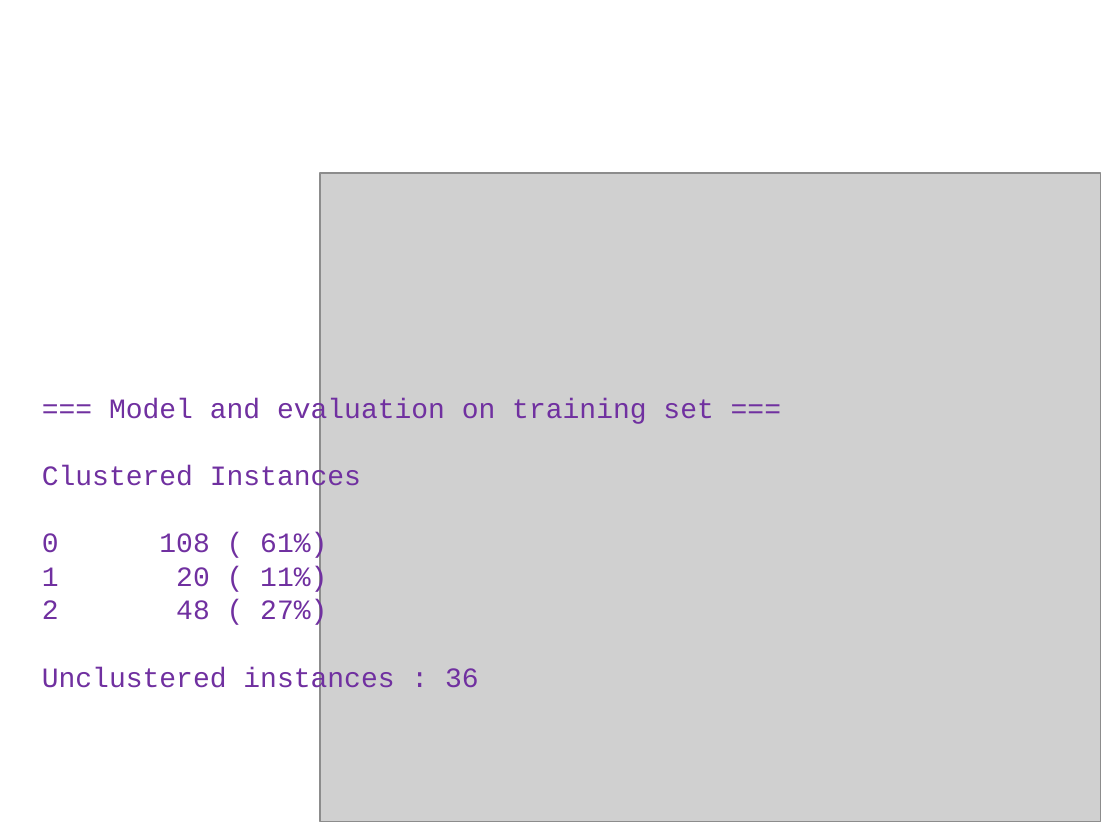
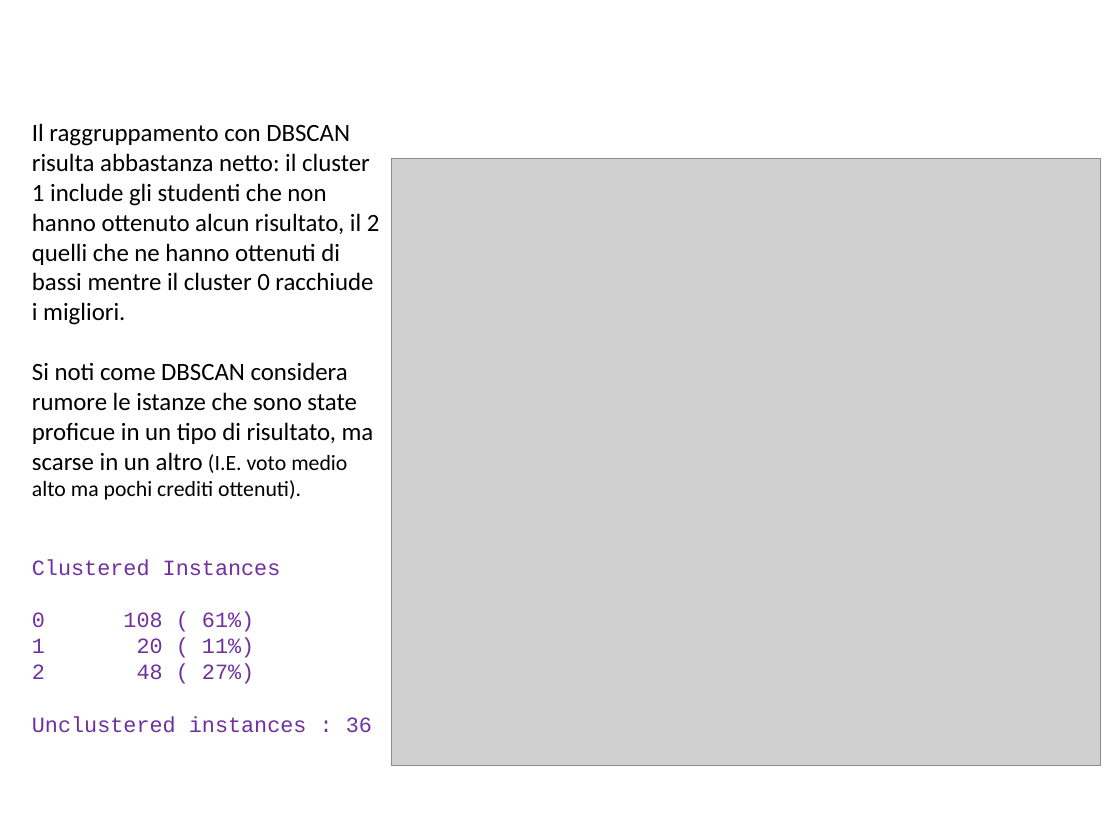
Before and after one commit to BlacknDecker/unifi, a slide deck: slide 51 of relazione.pptx. Drawn at 1120x840 pixels with LibreOffice and Linux fonts; fonts in the diff are those of the drawing; grey boxes stand for pictures; background and template pictures are left out. Boxes give left, top, right and bottom in pixels: in the first picture for what was removed or moved away, otherwise in the second. Text is boxed around its words. In the diff, an @@ line names an element or a change of style, - is before the commit and + after.

```diff
--- a/relazione.pptx
+++ b/relazione.pptx
@@ text "Il raggruppamento con DBSCAN risulta ...": place and size @@
-text "Il raggruppamento con DBSCAN risulta ..." at (42, 398, 713, 695)
+text "Il raggruppamento con DBSCAN risulta ..." at (32, 123, 380, 733)
@@ text at (32, 123, 380, 500): text changed; size 18 to 16 pt; font Courier New to Calibri; text colour #7030A0 to #000000 @@
-=== Model and evaluation on training set ===
+Il raggruppamento con DBSCAN risulta abbastanza netto: il cluster 1 include gli studenti che non hanno ottenuto alcun risultato, il 2 quelli che ne hanno ottenuti di bassi mentre il cluster 0 racchiude i migliori.
+Si noti come DBSCAN considera rumore le istanze che sono state proficue in un tipo di risultato, ma scarse in un altro (I.E. voto medio alto ma pochi crediti ottenuti).
@@ picture: place and size @@
-picture at (320, 174, 1101, 822)
+picture at (392, 159, 1101, 766)
@@ text at (32, 559, 372, 733): size 18 to 14 pt in "Clustered Instances", "0 108 ( 61%)", "1 20 ( 11%)", "2 48 ( 27%)" and 1 more places @@
```
Also in this commit, not shown: 1 other slide changed, 1 slide added, 2 other files.
